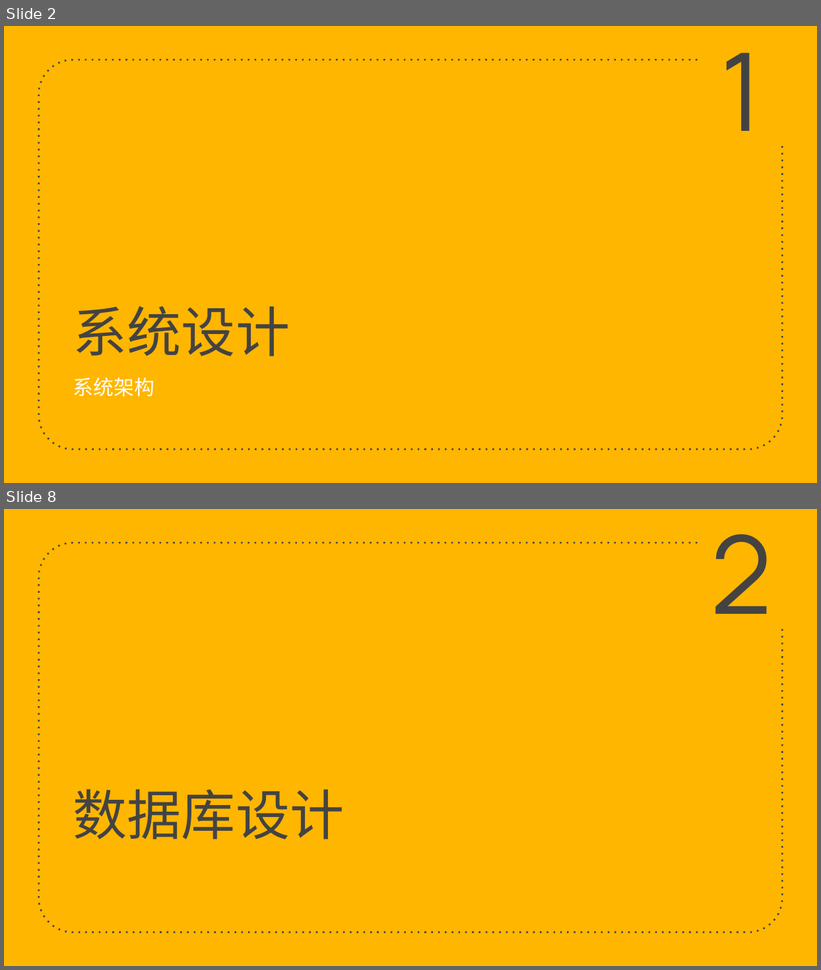
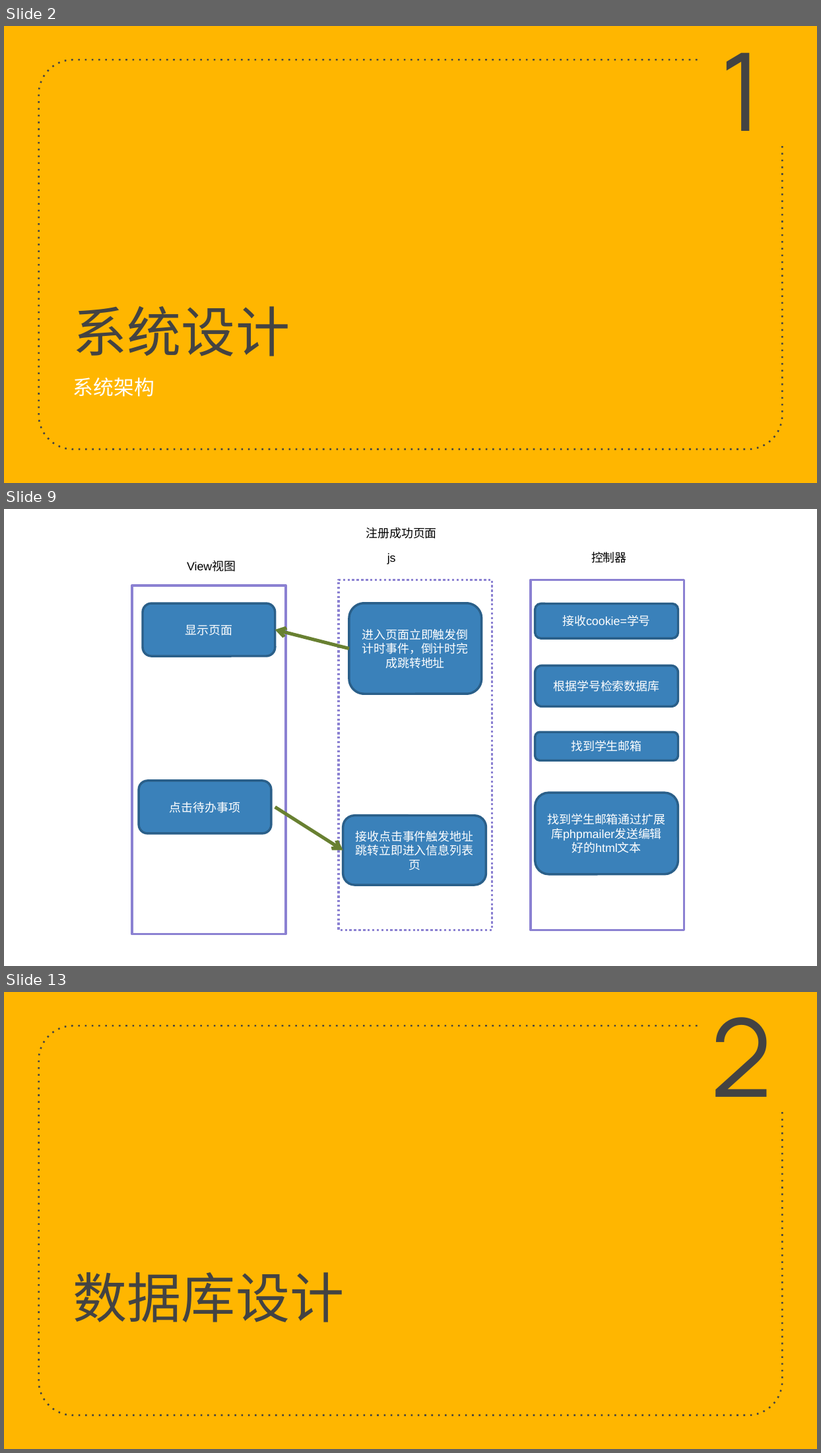
Before and after one commit to zeweidan/chicken_group_project, a slide deck: 技术实现.pptx. Shown one above the other, each under a label of ours: slides 2 and 8 before the commit, slides 2, 9 and 13 after it; the slides between them are not shown. The pictures are 821x970 and 821x1453 pixels, drawn with LibreOffice and Linux fonts; fonts in the diff are those of the drawing. Boxes give left, top, right and bottom in pixels: in the first picture for what was removed or moved away, otherwise in the second. Text is boxed around its words. In the diff, an @@ line names an element or a change of style, - is before the commit and + after.

```diff
--- a/技术实现.pptx
+++ b/技术实现.pptx
@@ slide 9 added at box(4, 509, 817, 966), background #FFFFFF @@
@@ text added at box(366, 527, 437, 539), 10.5 pt, text #000000 @@
+注册成功页面
@@ text added at box(187, 562, 236, 572), 10.5 pt, text #000000 @@
+View视图
@@ text added at box(387, 553, 396, 564), 10.5 pt, text #000000 @@
+js
@@ text added at box(591, 552, 627, 563), 10.5 pt, text #000000 @@
+控制器
@@ rectangle added at box(131, 586, 285, 934), fill #FFFFFF, outline #8B81D2 2 pt @@
@@ rectangle added at box(338, 580, 492, 930), fill #FFFFFF, outline #8B81D2 2 pt dashed @@
@@ rectangle added at box(531, 580, 684, 930), fill #FFFFFF, outline #8B81D2 2 pt @@
@@ rounded rectangle added at box(142, 603, 275, 656), fill #3A81BA, outline #2B5F8A 2 pt, 10.5 pt, text #FFFFFF @@
+显示页面
@@ rounded rectangle added at box(349, 603, 481, 694), fill #3A81BA, outline #2B5F8A 2 pt, 10.5 pt, text #FFFFFF @@
+进入页面立即触发倒计时事件，倒计时完成跳转地址
@@ rounded rectangle added at box(535, 603, 678, 638), fill #3A81BA, outline #2B5F8A 2 pt, 10.5 pt, text #FFFFFF @@
+接收cookie=学号
@@ arrow added from (349, 649) to (275, 630), #688031 3 pt @@
@@ rounded rectangle added at box(535, 666, 678, 706), fill #3A81BA, outline #2B5F8A 2 pt, 10.5 pt, text #FFFFFF @@
+根据学号检索数据库
@@ rounded rectangle added at box(535, 733, 678, 761), fill #3A81BA, outline #2B5F8A 2 pt, 10.5 pt, text #FFFFFF @@
+找到学生邮箱
@@ rounded rectangle added at box(139, 780, 271, 834), fill #3A81BA, outline #2B5F8A 2 pt, 10.5 pt, text #FFFFFF @@
+点击待办事项
@@ rounded rectangle added at box(535, 793, 678, 874), fill #3A81BA, outline #2B5F8A 2 pt, 10.5 pt, text #FFFFFF @@
+找到学生邮箱通过扩展库phpmailer发送编辑好的html文本
@@ arrow added from (275, 807) to (343, 850), #688031 3 pt @@
@@ rounded rectangle added at box(343, 815, 486, 885), fill #3A81BA, outline #2B5F8A 2 pt, 10.5 pt, text #FFFFFF @@
+接收点击事件触发地址跳转立即进入信息列表页
@@ what was slide 8 is now slide 13 @@
```
Also in this commit, not shown: 4 slides changed, 11 other slides added, 10 slides removed.
